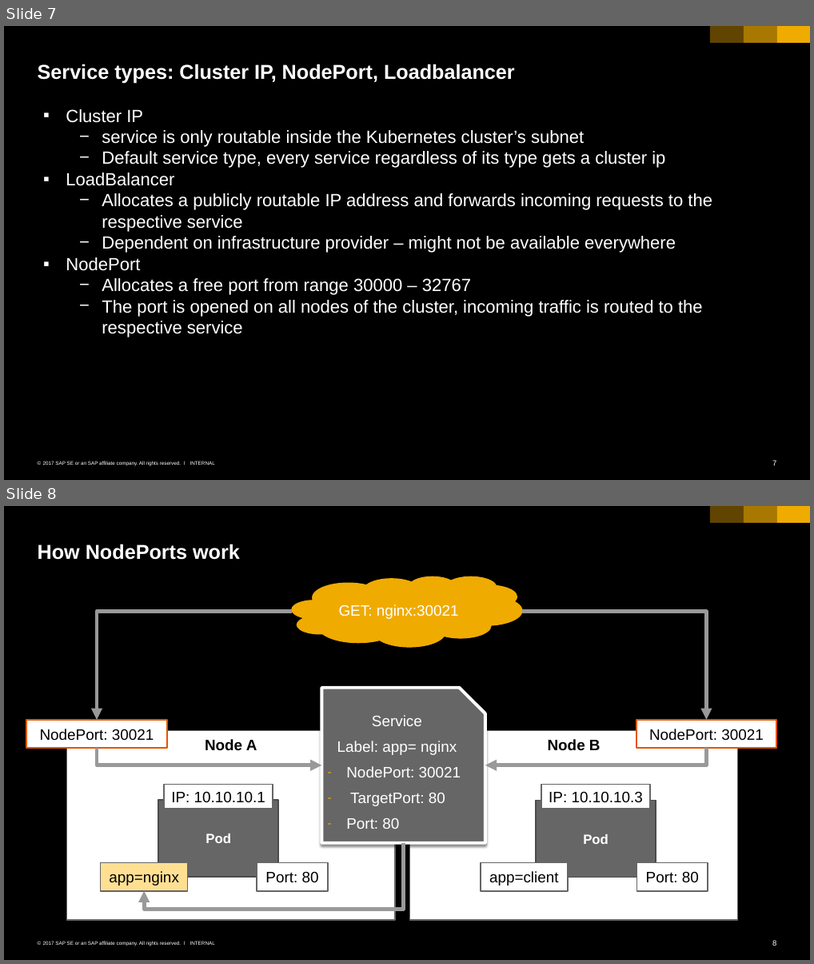
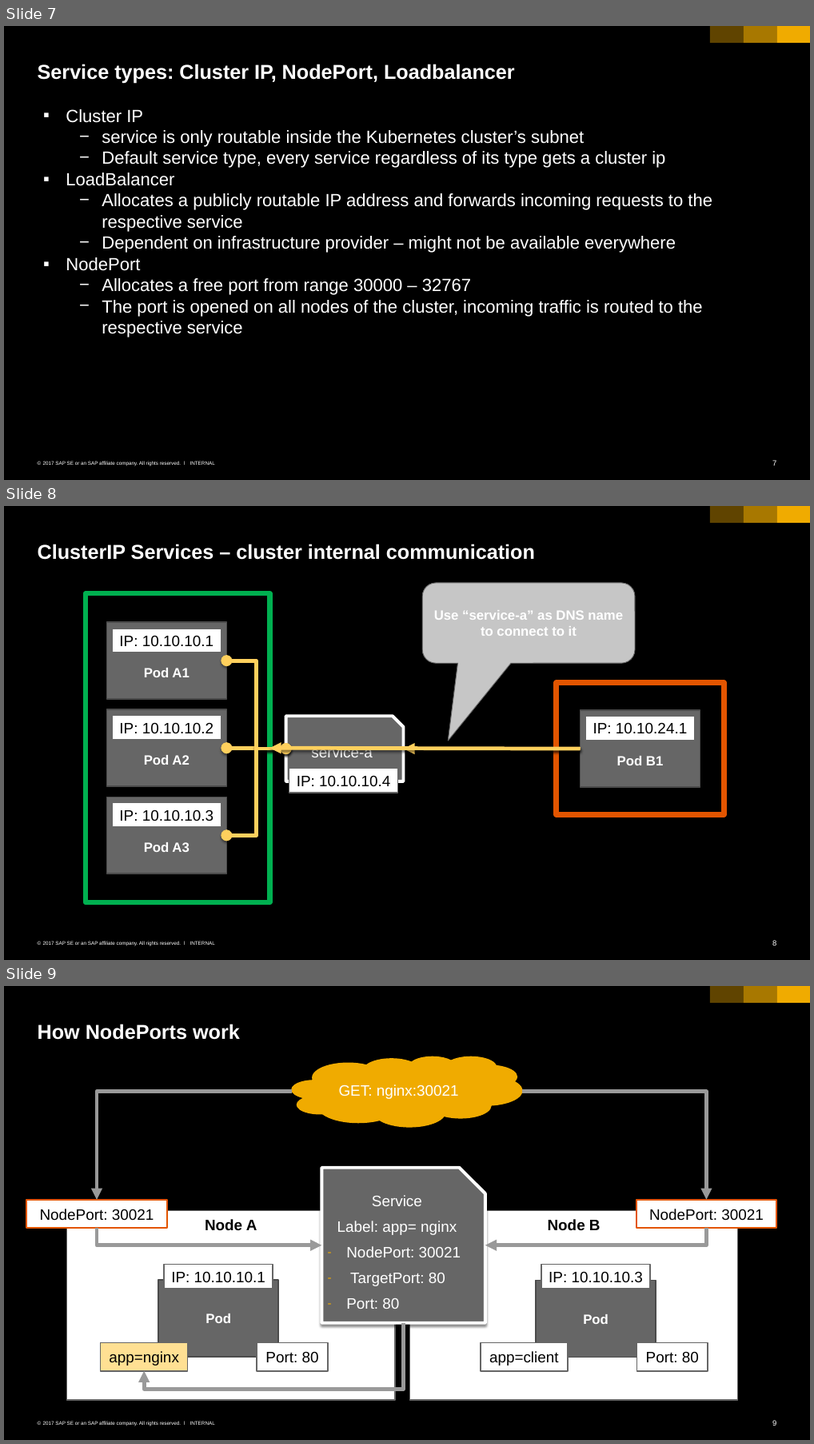
Before and after one commit to cuijiyao01/docker-k8s-training, a slide deck: kubernetes/04_networking_services.pptx. Shown one above the other, each under a label of ours: slides 7 and 8 before the commit, slides 7, 8 and 9 after it. The pictures are 814x964 and 814x1444 pixels, drawn with LibreOffice and Linux fonts; fonts in the diff are those of the drawing. Boxes give left, top, right and bottom in pixels: in the first picture for what was removed or moved away, otherwise in the second. Text is boxed around its words. In the diff, an @@ line names an element or a change of style, - is before the commit and + after.

Commit message:
more details on clusterIP services and how to use their dns names

```diff
--- a/kubernetes/04_networking_services.pptx
+++ b/kubernetes/04_networking_services.pptx
@@ slide 8 added at (4, 506, 810, 960), background #000000; not listed: 6 template elements that a slide beside it also shows @@
@@ title added at (38, 544, 535, 560), 24 pt, text #FFFFFF, bold @@
+ClusterIP Services – cluster internal communication
@@ rectangle added at (86, 594, 270, 902), outline #00B050 6 pt @@
@@ rounded speech box added at (422, 583, 634, 663), fill #C6C6C6, outline #666666 0.79 pt, 16 pt, text #FFFFFF, bold @@
+Connect to 10.10.10.1/2/3 ?
@@ rounded speech box added at (422, 583, 634, 663), fill #C6C6C6, outline #666666 0.79 pt, 16 pt, text #FFFFFF, bold @@
+Use “service-a” as DNS name to connect to it
@@ rectangle added at (106, 622, 227, 699), fill #666666, outline #4B4B4B 1.5 pt, 16 pt, text #FFFFFF, bold @@
+Pod A1
@@ rectangle added at (112, 628, 221, 652), fill #FFFFFF, outline #666666 1.5 pt, 18 pt, text #000000 @@
+IP: 10.10.10.1
@@ elbow double arrow added from (286, 748) to (226, 660), #FFD05D 4.5 pt @@
@@ rectangle added at (557, 683, 725, 814), outline #E35500 6 pt @@
@@ rectangle added at (106, 709, 227, 786), fill #666666, outline #4B4B4B 1.5 pt, 16 pt, text #FFFFFF, bold @@
+Pod A2
@@ rectangle added at (112, 715, 221, 740), fill #FFFFFF, outline #666666 1.5 pt, 18 pt, text #000000 @@
+IP: 10.10.10.2
@@ snip rect added at (286, 716, 403, 781), fill #666666, outline #FFFFFF 3.75 pt, 18 pt, text #FFFFFF @@
+service-a
@@ rectangle added at (580, 710, 700, 787), fill #666666, outline #4B4B4B 1.5 pt, 16 pt, text #FFFFFF, bold @@
+Pod B1
@@ rectangle added at (586, 716, 695, 740), fill #FFFFFF, outline #666666 1.5 pt, 18 pt, text #000000 @@
+IP: 10.10.24.1
@@ elbow double arrow added from (286, 748) to (226, 748), #FFD05D 4.5 pt @@
@@ elbow double arrow added from (286, 748) to (226, 835), #FFD05D 4.5 pt @@
@@ arrow added from (580, 748) to (270, 748), #FFD05D 4.5 pt @@
@@ rectangle added at (290, 768, 398, 792), fill #FFFFFF, outline #666666 1.5 pt, 18 pt, text #000000 @@
+IP: 10.10.10.4
@@ elbow arrow added from (580, 748) to (403, 748), #FFD05D 4.5 pt @@
@@ rectangle added at (106, 796, 227, 873), fill #666666, outline #4B4B4B 1.5 pt, 16 pt, text #FFFFFF, bold @@
+Pod A3
@@ rectangle added at (112, 802, 221, 826), fill #FFFFFF, outline #666666 1.5 pt, 18 pt, text #000000 @@
+IP: 10.10.10.3
@@ what was slide 8 is now slide 9 @@
@@ page number at (773, 1420, 777, 1425): text changed @@
-8
+9
```
Also in this commit, not shown: 1 slide changed, 1 other file.
